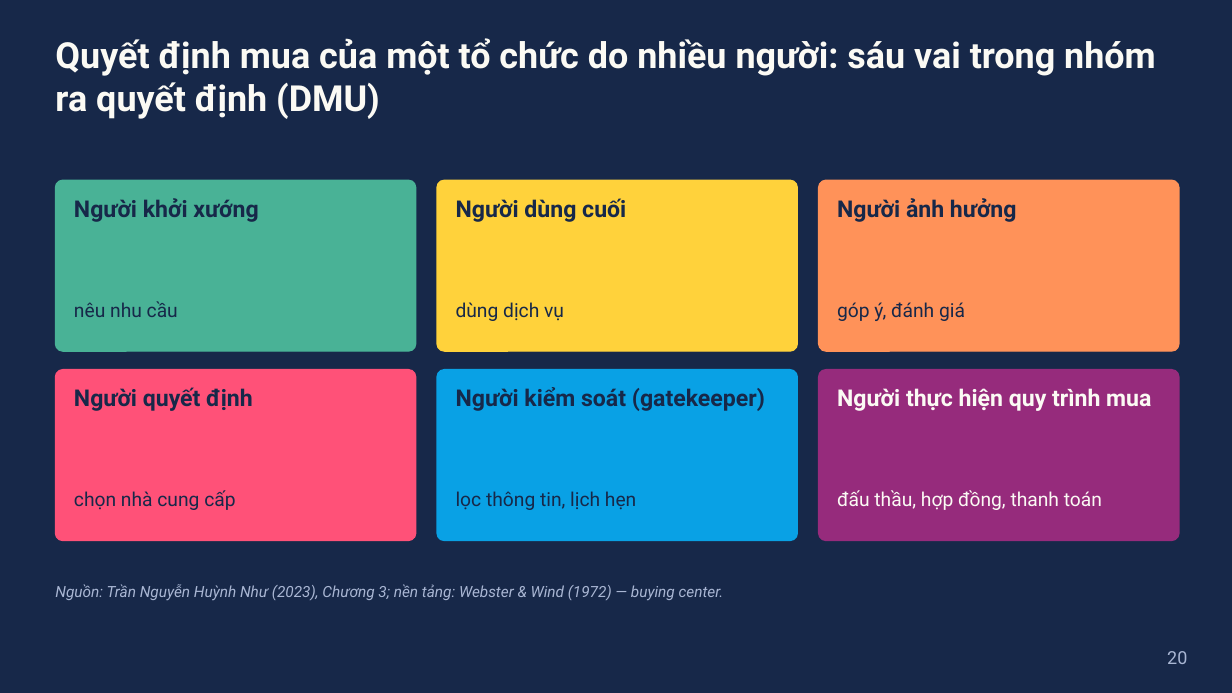
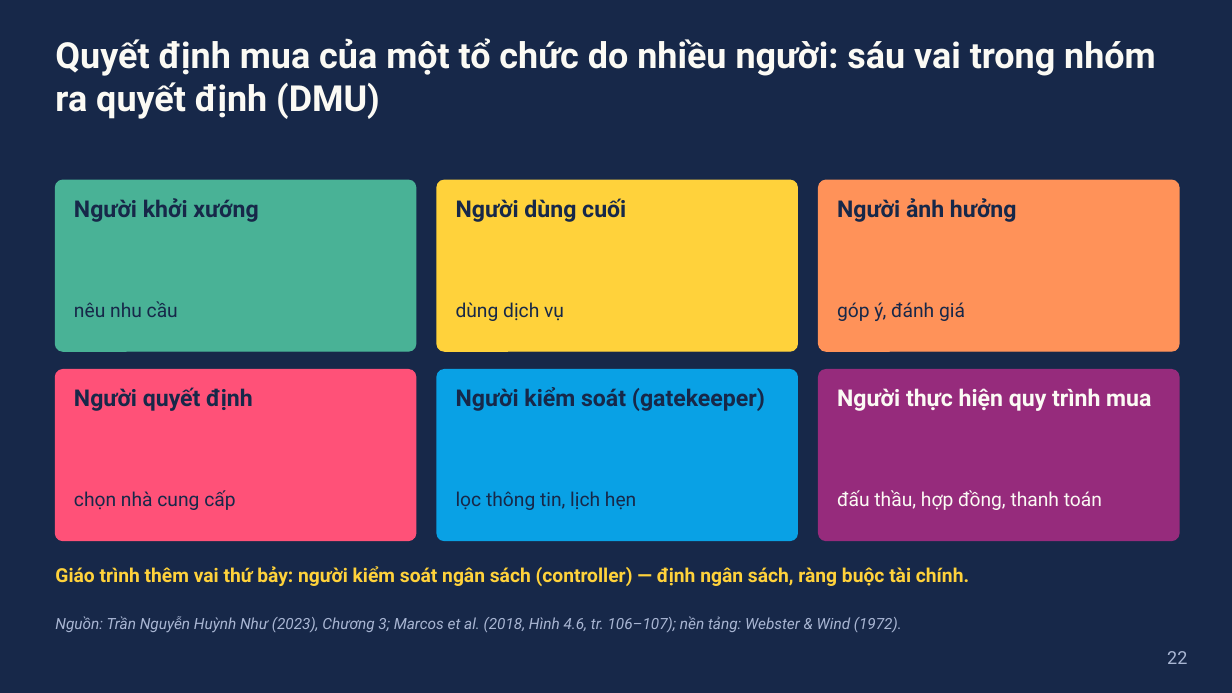
Before and after one commit to dnbaoquyen/teaching-skills, a slide deck: slide 22 of courses/EVM1110E/slides/W03_slides.pptx (slide 20 before the commit). Drawn at 1232x693 pixels with LibreOffice and Linux fonts; fonts in the diff are those of the drawing. Boxes give left, top, right and bottom in pixels: in the first picture for what was removed or moved away, otherwise in the second. Text is boxed around its words. In the diff, an @@ line names an element or a change of style, - is before the commit and + after.

```diff
--- a/courses/EVM1110E/slides/W03_slides.pptx
+++ b/courses/EVM1110E/slides/W03_slides.pptx
@@ text added at bbox=[55, 566, 969, 586], 15 pt, text #FFD23B, bold @@
+Giáo trình thêm vai thứ bảy: người kiểm soát ngân sách (controller) — định ngân sách, ràng buộc tài chính.
@@ text at bbox=[55, 616, 902, 632]: text changed @@
-Nguồn: Trần Nguyễn Huỳnh Như (2023), Chương 3; nền tảng: Webster & Wind (1972) — buying center.
+Nguồn: Trần Nguyễn Huỳnh Như (2023), Chương 3; Marcos et al. (2018, Hình 4.6, tr. 106–107); nền tảng: Webster & Wind (1972).
@@ page number at bbox=[1167, 651, 1187, 664]: text changed @@
-20
+22
```
Also in this commit, not shown: 3 other slides changed, 2 slides added, 12 other files.
